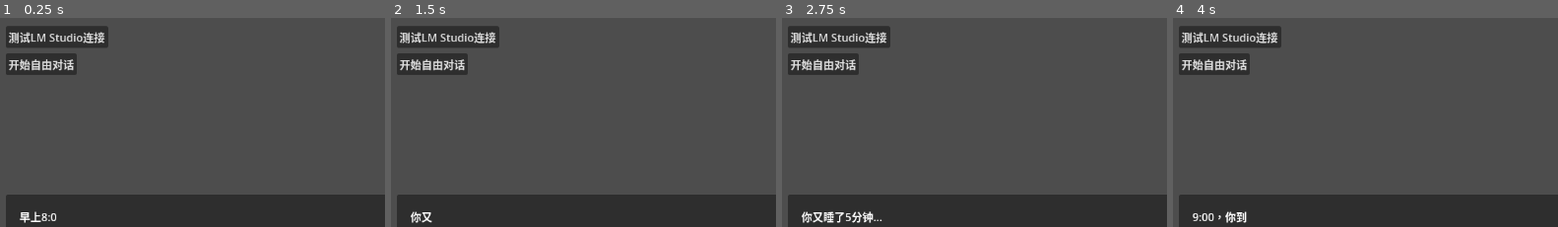
Above: before the commit, frames 1-4 (left to right).
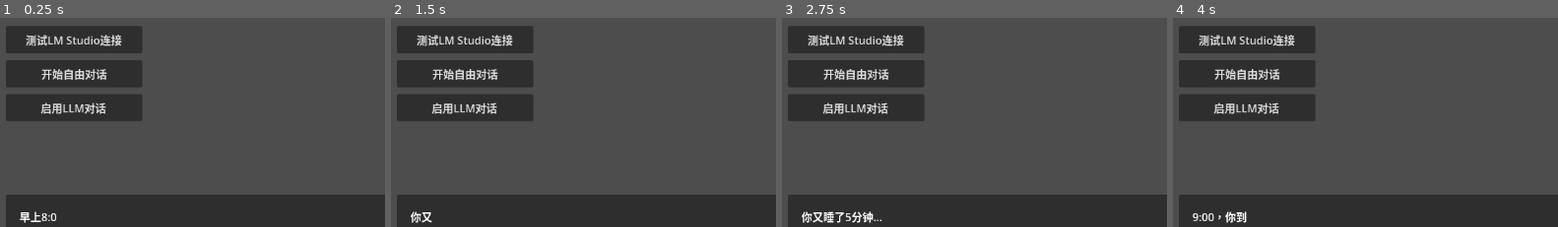
Above: after the commit, the same moments.

Repository: Garena544/godot_game_test
Game: Godot game, scene res://scenes/Main.tscn
Same seed, same stepped clock (60 frames per second), same inputs: the game is played once before the commit and once after it.
Inputs (mouse positions are % of the whole screen's width and height, from its top left):
- Up to frame 1 (0.25 s): no input
- Up to frame 2 (1.5 s): click (10, 32) at 0.5 s, where only the run after the commit has a clickable "启用LLM对话"; click "再睡5分钟" at 1.25 s
- Up to frame 3 (2.75 s): click "开始自由对话" at 2 s
- Up to frame 4 (4 s): click "开始自由对话" at 2.75 s; click "匆忙出门" at 3.5 s
The pictures show only the part of the screen within x 0-50%, y 11-61%; the shares and areas given below are measured in that part.

The runs differ from the first frame. In frame 1, 11% of the frame differs, in the area x 1-37%, y 3-50%; in frame 2, 11%; in frame 3, 11%; in frame 4, 11%.

Commit message:
修复按钮点击问题并添加LLM对话功能

Diff:
--- a/scripts/DialogueManager.gd
+++ b/scripts/DialogueManager.gd
@@ -23,6 +23,7 @@
 var lm_studio_url: String = "http://127.0.0.1:1234/v1/chat/completions"
 var conversation_history: Array = []
 var current_context: String = ""
+var llm_enabled: bool = false
 
 # 对话数据 - 互联网牛马的一天
 var dialogues: Dictionary = {
@@ -179,6 +180,15 @@
 	"""初始化对话历史"""
 	conversation_history = []
 	current_context = "你是一个互联网公司的程序员，正在经历一天的工作生活。请用自然、友好的语气与玩家对话。"
+
+func enable_llm_dialogue():
+	"""启用LLM对话"""
+	llm_enabled = true
+	print("LLM对话已启用")
+
+	# 显示通知
+	var ui_manager = get_node("../UIManager")
+	ui_manager.show_notification("LLM对话已启用！")
 
 func start_dialogue(dialogue_id: String):
 	"""开始对话"""
@@ -201,11 +211,96 @@
 	"""显示当前对话"""
 	if current_dialogue.has("text"):
 		var ui_manager = get_node("../UIManager")
-		ui_manager.show_dialogue(current_dialogue["text"])
-
-		# 显示选择项
-		if current_dialogue.has("choices"):
-			ui_manager.show_choices(current_dialogue["choices"])
+
+		if llm_enabled:
+			# 使用LLM生成对话
+			generate_llm_dialogue(current_dialogue["text"])
+		else:
+			# 使用预设对话
+			ui_manager.show_dialogue(current_dialogue["text"])
+
+			# 显示选择项
+			if current_dialogue.has("choices"):
+				ui_manager.show_choices(current_dialogue["choices"])
+
+func generate_llm_dialogue(original_text: String):
+	"""使用LLM生成对话"""
+	print("使用LLM生成对话: ", original_text)
+
+	# 构建提示词
+	var prompt = "你是一个互联网公司的程序员。请基于以下场景生成一段自然的对话：\n\n"
+	prompt += "场景：" + original_text + "\n\n"
+	prompt += "请用第一人称的语气，自然地描述这个场景，并给出几个选择选项。"
+
+	# 发送到LLM
+	send_llm_prompt(prompt)
+
+func send_llm_prompt(prompt: String):
+	"""发送提示词到LLM"""
+	print("发送提示词到LLM: ", prompt)
+
+	# 构建请求数据
+	var request_data = {
+		"model": "local-model",
+		"messages": [
+			{"role": "system", "content": current_context},
+			{"role": "user", "content": prompt}
+		],
+		"temperature": 0.7,
+		"max_tokens": 300
+	}
+
+	# 发送HTTP请求
+	var http_request = HTTPRequest.new()
+	add_child(http_request)
+	http_request.connect("request_completed", _on_llm_dialogue_received)
+
+	var headers = ["Content-Type: application/json"]
+	var json_string = JSON.stringify(request_data)
+
+	var error = http_request.request(lm_studio_url, headers, HTTPClient.METHOD_POST, json_string)
+	if error != OK:
+		print("HTTP请求失败: ", error)
+		# 如果AI不可用，使用预设对话
+		fallback_to_preset_dialogue()
+
+func _on_llm_dialogue_received(result, response_code, headers, body):
+	"""处理LLM对话回复"""
+	if response_code == 200:
+		var json = JSON.new()
+		var parse_result = json.parse(body.get_string_from_utf8())
+
+		if parse_result == OK:
+			var response_data = json.data
+			if response_data.has("choices") and response_data["choices"].size() > 0:
+				var ai_message = response_data["choices"][0]["message"]["content"]
+
+				# 显示AI生成的对话
+				var ui_manager = get_node("../UIManager")
+				ui_manager.show_dialogue(ai_message)
+
+				# 显示选择项（使用预设的选择项）
+				if current_dialogue.has("choices"):
+					ui_manager.show_choices(current_dialogue["choices"])
+
+				print("LLM生成的对话: ", ai_message)
+			else:
+				fallback_to_preset_dialogue()
+		else:
+			print("JSON解析失败")
+			fallback_to_preset_dialogue()
+	else:
+		print("HTTP请求失败，状态码: ", response_code)
+		fallback_to_preset_dialogue()
+
+func fallback_to_preset_dialogue():
+	"""回退到预设对话"""
+	print("回退到预设对话")
+	var ui_manager = get_node("../UIManager")
+	ui_manager.show_dialogue(current_dialogue["text"])
+
+	if current_dialogue.has("choices"):
+		ui_manager.show_choices(current_dialogue["choices"])
 
 func start_free_dialogue():
 	"""开始自由对话模式"""
--- a/scripts/Main.gd
+++ b/scripts/Main.gd
@@ -30,15 +30,30 @@
 	var test_button = Button.new()
 	test_button.text = "测试LM Studio连接"
 	test_button.position = Vector2(20, 100)
+	test_button.custom_minimum_size = Vector2(200, 40)
+	test_button.add_theme_font_size_override("font_size", 16)
 	test_button.connect("pressed", _on_test_lm_studio)
 	add_child(test_button)
 
 	# 创建自由对话按钮
 	var free_dialogue_button = Button.new()
 	free_dialogue_button.text = "开始自由对话"
-	free_dialogue_button.position = Vector2(20, 140)
+	free_dialogue_button.position = Vector2(20, 150)
+	free_dialogue_button.custom_minimum_size = Vector2(200, 40)
+	free_dialogue_button.add_theme_font_size_override("font_size", 16)
 	free_dialogue_button.connect("pressed", _on_start_free_dialogue)
 	add_child(free_dialogue_button)
+
+	# 创建启用LLM对话按钮
+	var llm_dialogue_button = Button.new()
+	llm_dialogue_button.text = "启用LLM对话"
+	llm_dialogue_button.position = Vector2(20, 200)
+	llm_dialogue_button.custom_minimum_size = Vector2(200, 40)
+	llm_dialogue_button.add_theme_font_size_override("font_size", 16)
+	llm_dialogue_button.connect("pressed", _on_enable_llm_dialogue)
+	add_child(llm_dialogue_button)
+
+	print("测试按钮已添加")
 
 func _on_test_lm_studio():
 	"""测试LM Studio连接"""
@@ -51,6 +66,12 @@
 	print("开始自由对话...")
 	var dialogue_manager = get_node("DialogueManager")
 	dialogue_manager.start_free_dialogue()
+
+func _on_enable_llm_dialogue():
+	"""启用LLM对话"""
+	print("启用LLM对话...")
+	var dialogue_manager = get_node("DialogueManager")
+	dialogue_manager.enable_llm_dialogue()
 
 func force_show_dialogue():
 	"""强制显示对话界面"""
Not shown, added: scripts/LMStudioTest.gd.uid
